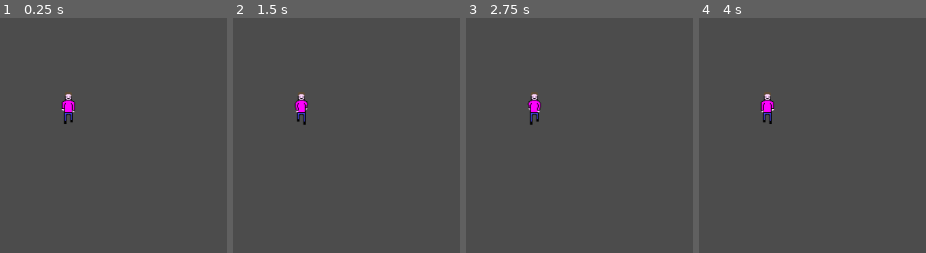
Above: before the commit, frames 1-4 (left to right).
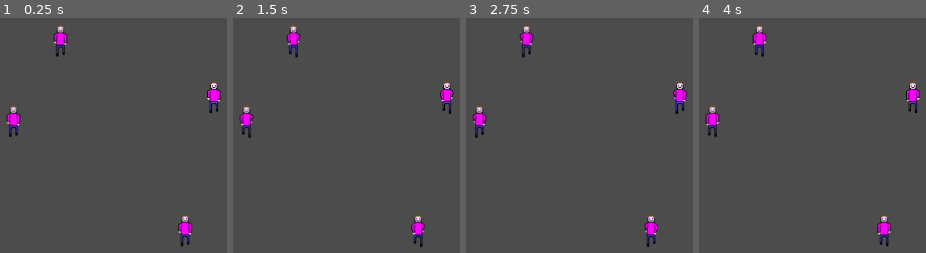
Above: after the commit, the same moments.

Repository: gwilymk/godot-congregation
Game: Godot game, scene res://GamePlay.tscn
Two runs of this game, one before a commit and one after it. Both use one fixed random seed, a clock stepped at 60 frames per second and the inputs below. The project has no main scene, so this scene is started directly.
Inputs (mouse positions are in pixels of both pictures, inside the frame that each line leads up to):
- Up to frame 1 (0.25 s): no input
- Up to frame 2 (1.5 s): tap Enter at 0.5 s; move the mouse to (outside the picture) at 0.52 s; click (outside the picture) at 0.67 s; tap Space at 1.25 s; move the mouse to (outside the picture) at 1.27 s; click (outside the picture) at 1.42 s
- Up to frame 3 (2.75 s): move the mouse to (outside the picture) at 2.02 s; click (outside the picture) at 2.17 s
- Up to frame 4 (4 s): move the mouse to (767, 213) at 2.77 s; click (767, 213) at 2.92 s; tap Enter at 3.5 s; move the mouse to (outside the picture) at 3.52 s; click (outside the picture) at 3.67 s

The runs differ from the first frame. In frame 1, 2.5% of the frame differs, in the area x 2-98%, y 3-98%; in frame 2, 2.4%; in frame 3, 2.4%; in frame 4, 2.5%.

Commit message:
Selectable Followers!

Diff:
--- a/Follower.gd
+++ b/Follower.gd
@@ -4,13 +4,28 @@
 var current_frame_offset = 0
 var frame_offset = 0
 
+export var speed = 100
 export var direction = Vector2(0, 1)
 export var is_punching = false
 export var frame_time = 60
 
+var selected = false
+
 func _ready():
 	set_process(true)
 	next_frame()
+
+func get_bounds():
+	var size = texture.get_size()
+	size = Vector2(size.x / hframes, size.y / vframes)
+	return Rect2(position - size / 2, size)
+
+func is_at_position(pos):
+	return get_bounds().has_point(pos)
+
+func set_selected(is_selected):
+	selected = is_selected
+	$SelectionArrow.visible = selected
 
 func _process(delta):
 	last_tick_time += delta * 1000
@@ -18,9 +33,15 @@
 		next_frame()
 		last_tick_time -= frame_time
 
+func goto_location(new_position):
+	direction = (new_position - position).normalized()
+	var distance = (position - new_position).length()
+	$Tween.interpolate_property(self, "position", position, new_position, distance / speed, Tween.TRANS_LINEAR, 0)
+	$Tween.start()
+
 func next_frame():
 	var angle = 2 * direction.angle() / PI
-	frame_offset = int((round(angle) + 1)) % 4
+	frame_offset = int((round(angle) + 5)) % 4
 
 	current_frame_offset = (current_frame_offset + 1) % 8
 	frame = frame_offset * 8 + current_frame_offset
--- a/Follower.tscn
+++ b/Follower.tscn
@@ -1,7 +1,8 @@
-[gd_scene load_steps=4 format=2]
+[gd_scene load_steps=6 format=2]
 
 [ext_resource path="res://minion.png" type="Texture" id=1]
 [ext_resource path="res://Follower.gd" type="Script" id=2]
+[ext_resource path="res://select_arrow.png" type="Texture" id=3]
 
 [sub_resource type="AtlasTexture" id=1]
 
@@ -10,6 +11,37 @@
 region = Rect2( 0, 0, 256, 384 )
 margin = Rect2( 0, 0, 0, 0 )
 filter_clip = false
+
+[sub_resource type="Animation" id=2]
+
+resource_name = "bob"
+length = 2.0
+loop = true
+step = 0.1
+tracks/0/type = "value"
+tracks/0/path = NodePath(".:position")
+tracks/0/interp = 2
+tracks/0/loop_wrap = true
+tracks/0/imported = false
+tracks/0/enabled = true
+tracks/0/keys = {
+"times": PoolRealArray( 0, 1, 2 ),
+"transitions": PoolRealArray( 1, 1, 1 ),
+"update": 0,
+"values": [ Vector2( 0, -37.101 ), Vector2( 0, -33.7714 ), Vector2( 0, -37.101 ) ]
+}
+tracks/1/type = "value"
+tracks/1/path = NodePath(".:scale")
+tracks/1/interp = 1
+tracks/1/loop_wrap = false
+tracks/1/imported = false
+tracks/1/enabled = true
+tracks/1/keys = {
+"times": PoolRealArray( 0, 0.5, 1, 1.5, 1.95115 ),
+"transitions": PoolRealArray( 1, 1, 1, 1, 1 ),
+"update": 0,
+"values": [ Vector2( 1, 1 ), Vector2( 1e-05, 1 ), Vector2( 1, 1 ), Vector2( 1e-05, 1 ), Vector2( 1, 1 ) ]
+}
 
 [node name="Follower" type="Sprite"]
 
@@ -20,6 +52,34 @@
 frame = 1
 script = ExtResource( 2 )
 _sections_unfolded = [ "Animation", "Offset", "Transform" ]
+speed = 100
 direction = Vector2( 0, 1 )
 is_punching = false
 frame_time = 60
+
+[node name="Tween" type="Tween" parent="." index="0"]
+
+repeat = false
+playback_process_mode = 1
+playback_speed = 1.0
+playback/active = false
+playback/repeat = false
+playback/speed = 1.0
+
+[node name="SelectionArrow" type="Sprite" parent="." index="1"]
+
+visible = false
+position = Vector2( 0, -33.8864 )
+scale = Vector2( 0.755876, 1 )
+texture = ExtResource( 3 )
+_sections_unfolded = [ "Transform", "Visibility" ]
+
+[node name="AnimationPlayer" type="AnimationPlayer" parent="SelectionArrow" index="0"]
+
+root_node = NodePath("..")
+autoplay = "bob"
+playback_process_mode = 1
+playback_default_blend_time = 0.0
+playback_speed = 1.0
+anims/bob = SubResource( 2 )
+blend_times = [  ]
--- /dev/null
+++ b/Followers.gd
@@ -0,0 +1,5 @@
+extends Node
+
+func select_followers(position):
+	for follower in get_children():
+		follower.set_selected(follower.is_at_position(position))
--- /dev/null
+++ b/GamePlay.gd
@@ -0,0 +1,16 @@
+extends Node
+
+func _ready():
+	set_process(true)
+
+func _input(event):
+	if event is InputEventMouseButton:
+		if event.is_pressed() and event.button_index == BUTTON_RIGHT:
+			for follower in $Followers.get_children():
+				if follower.selected:
+					follower.goto_location(event.position)
+		elif event.is_pressed() and event.button_index == BUTTON_LEFT:
+			$Followers.select_followers(event.position)
+
+func _process(delta):
+	pass
--- a/GamePlay.tscn
+++ b/GamePlay.tscn
@@ -1,10 +1,29 @@
-[gd_scene load_steps=2 format=2]
+[gd_scene load_steps=4 format=2]
 
-[ext_resource path="res://Follower.tscn" type="PackedScene" id=1]
+[ext_resource path="res://GamePlay.gd" type="Script" id=1]
+[ext_resource path="res://Followers.gd" type="Script" id=2]
+[ext_resource path="res://Follower.tscn" type="PackedScene" id=3]
 
-[node name="Node" type="Node" index="0"]
+[node name="Node" type="Node2D" index="0"]
 
-[node name="Follower" parent="." index="0" instance=ExtResource( 1 )]
+script = ExtResource( 1 )
 
-position = Vector2( 460.804, 283.029 )
-frame_time = 60
+[node name="Followers" type="Node" parent="." index="0"]
+
+script = ExtResource( 2 )
+
+[node name="Follower" parent="Followers" index="0" instance=ExtResource( 3 )]
+
+position = Vector2( 390.48, 299.685 )
+
+[node name="Follower2" parent="Followers" index="1" instance=ExtResource( 3 )]
+
+position = Vector2( 647.078, 268.991 )
+
+[node name="Follower3" parent="Followers" index="2" instance=ExtResource( 3 )]
+
+position = Vector2( 450.64, 196.555 )
+
+[node name="Follower4" parent="Followers" index="3" instance=ExtResource( 3 )]
+
+position = Vector2( 610.246, 439.647 )
Binary file added: select_arrow.png
Not shown, added: select_arrow.png.import
